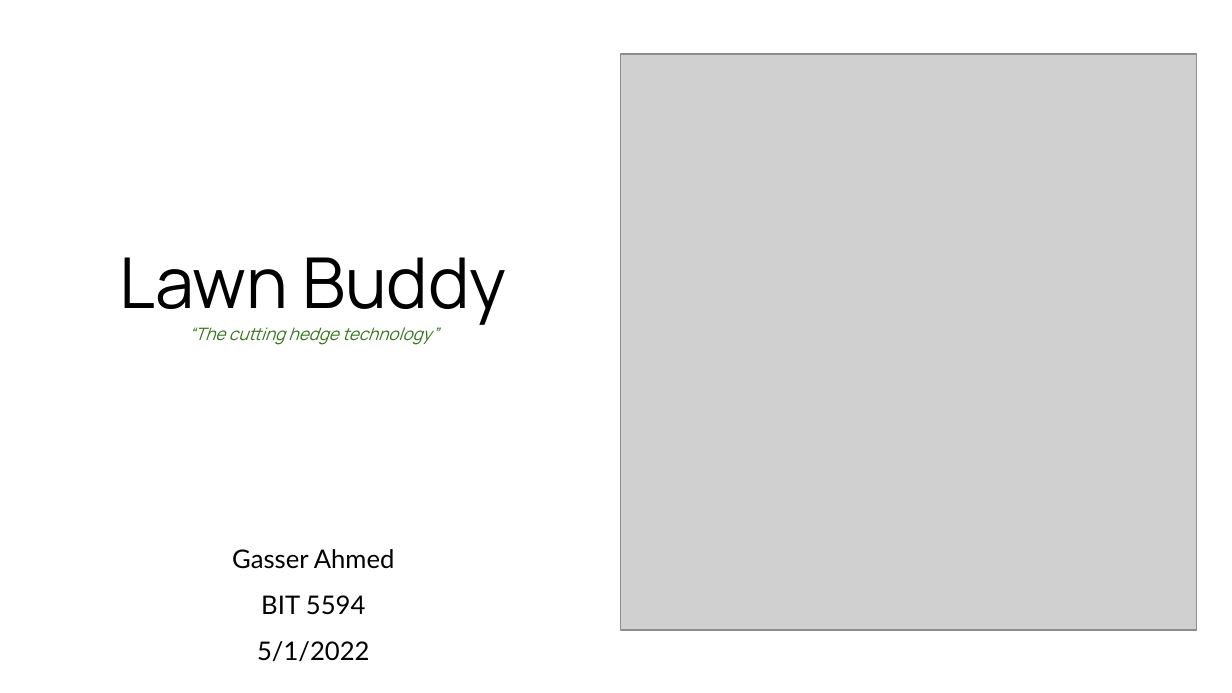
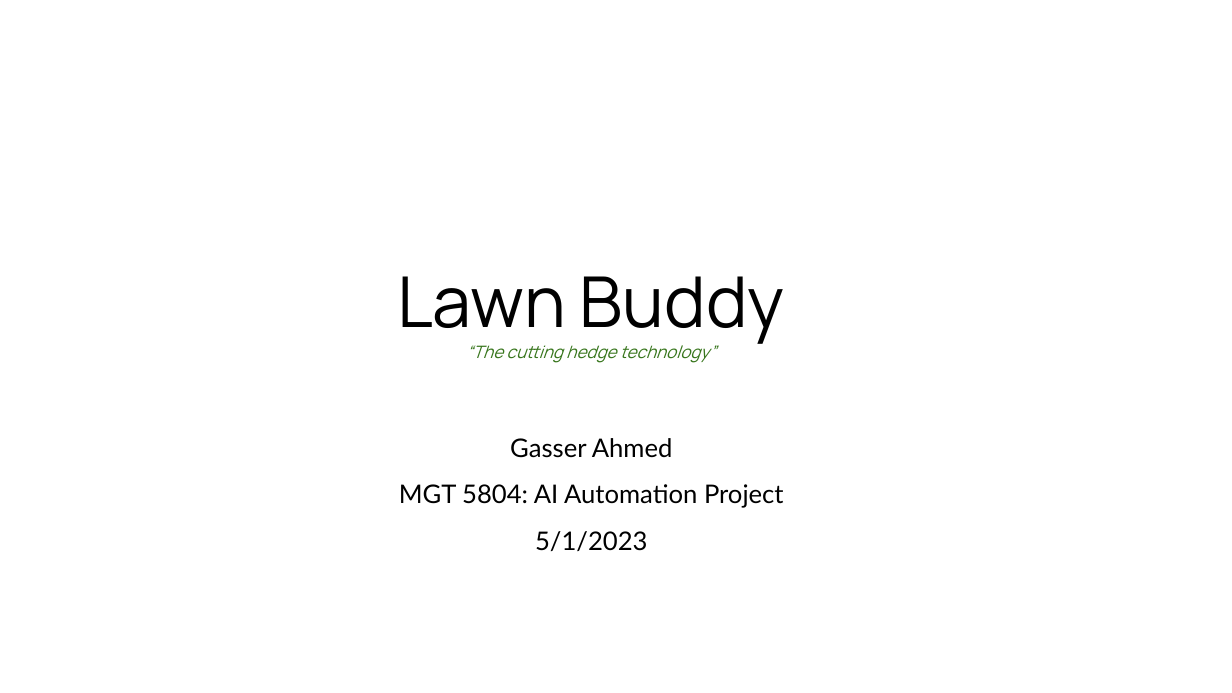
Before and after one commit to gasserahmed/VT-MIT, a slide deck: slide 1 of MGT5804-Leader Tech-Based Org/AI Automation Project/gasser18-AI_automation_project_slides.pptx. Drawn at 1232x693 pixels with LibreOffice and Linux fonts; fonts in the diff are those of the drawing; grey boxes stand for pictures. Boxes give left, top, right and bottom in pixels: in the first picture for what was removed or moved away, otherwise in the second. Text is boxed around its words. In the diff, an @@ line names an element or a change of style, - is before the commit and + after.

Commit message:
Finished AI Automation Project paper

```diff
--- a/MGT5804-Leader Tech-Based Org/AI Automation Project/gasser18-AI_automation_project_slides.pptx
+++ b/MGT5804-Leader Tech-Based Org/AI Automation Project/gasser18-AI_automation_project_slides.pptx
@@ picture removed at <box>621,54,1198,631</box> @@
@@ title "Lawn Buddy": place and size @@
-title "Lawn Buddy" at <box>119,257,507,345</box>
+title "Lawn Buddy" at <box>397,276,785,363</box>
@@ subtitle "Gasser Ahmed": place and size @@
-subtitle "Gasser Ahmed" at <box>232,549,395,661</box>
+subtitle "Gasser Ahmed" at <box>399,438,784,551</box>
@@ subtitle at <box>399,484,784,551</box>: text changed @@
-BIT 5594
-5/1/2022
+MGT 5804: AI Automation Project
+5/1/2023
```
Also in this commit, not shown: 3 other slides changed, 3 slides added, 2 other files.
